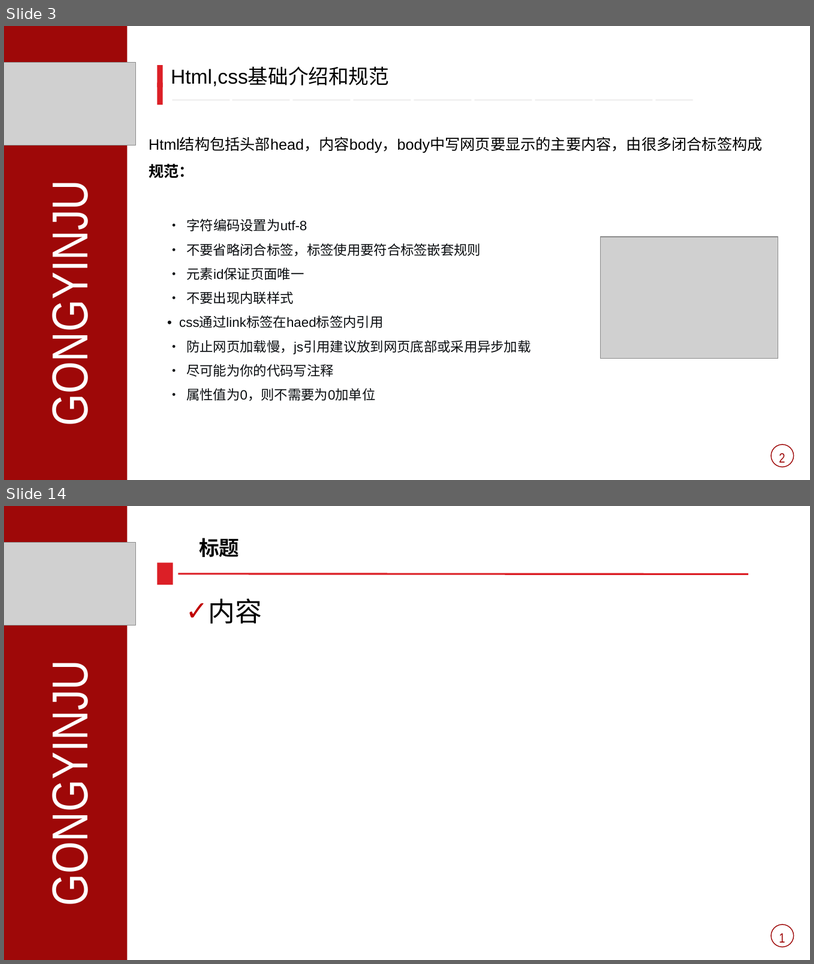
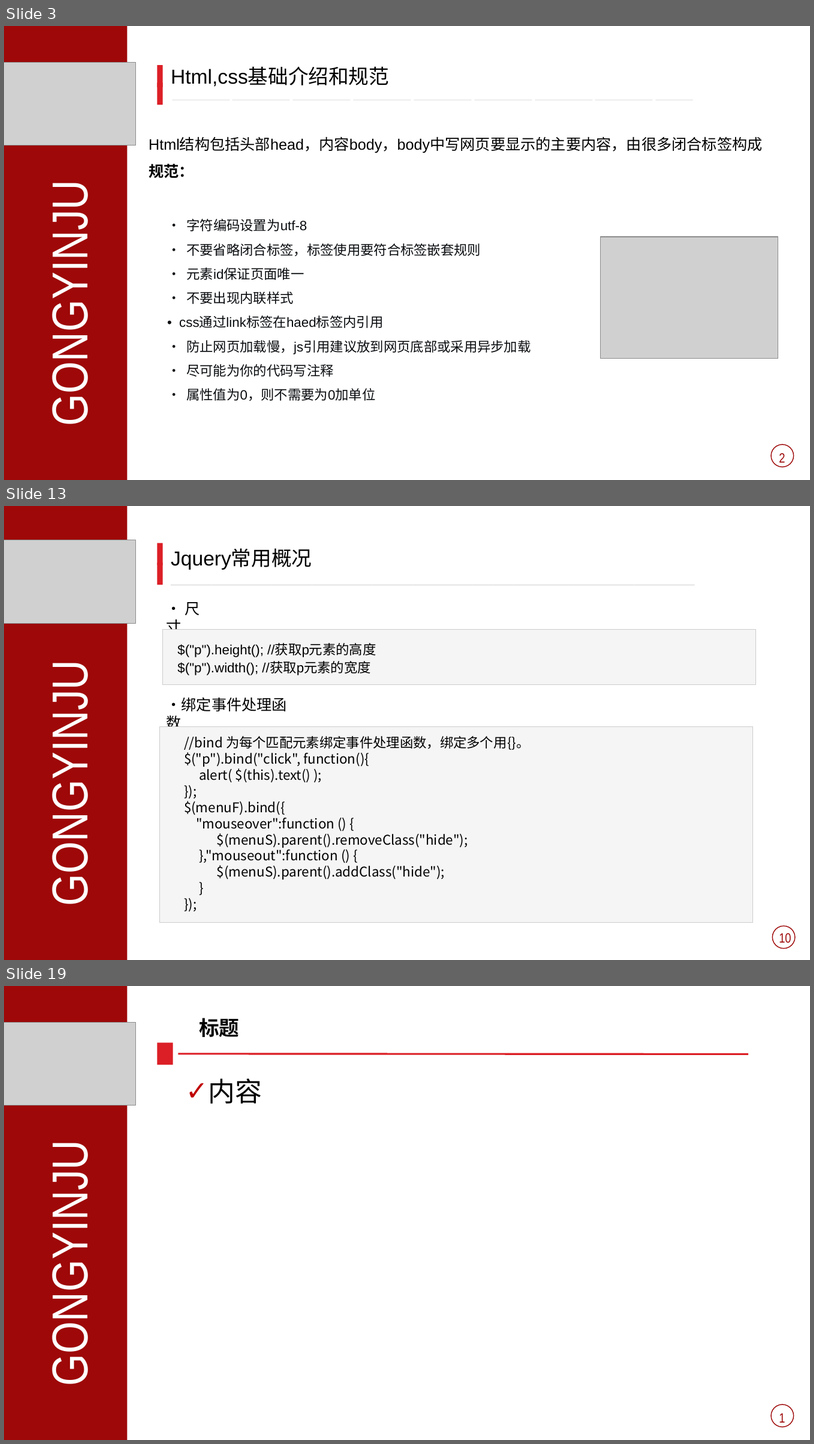
Before and after one commit to fanpeiyao/printTpl, a slide deck: 前端培训.ppt. Shown one above the other, each under a label of ours: slides 3 and 14 before the commit, slides 3, 13 and 19 after it; the slides between them are not shown. The pictures are 814x964 and 814x1444 pixels, drawn with LibreOffice and Linux fonts; fonts in the diff are those of the drawing; grey boxes stand for pictures. Boxes give left, top, right and bottom in pixels: in the first picture for what was removed or moved away, otherwise in the second. Text is boxed around its words. In the diff, an @@ line names an element or a change of style, - is before the commit and + after.

```diff
--- a/前端培训.ppt
+++ b/前端培训.ppt
@@ slide 13 added at box(4, 506, 810, 960), background #FFFFFF @@
@@ rectangle added at box(4, 506, 128, 960), fill #9E0808 @@
@@ picture added at box(4, 540, 137, 623) @@
@@ rectangle added at box(157, 543, 162, 565), fill #DC1F26 @@
@@ text added at box(171, 549, 312, 570), 24 pt, text #E7E6E6 @@
+Jquery常用概况
+——————————————————————————
@@ rectangle added at box(157, 563, 162, 585), fill #DC1F26 @@
@@ text added at box(166, 602, 200, 630), 18 pt, text #000000 @@
+• 尺寸
@@ rectangle added at box(162, 629, 756, 684), fill #F5F5F5, outline #CCCCCC 0.74 pt @@
@@ text added at box(177, 643, 376, 675), 16 pt, text #000000 @@
+$("p").height(); //获取p元素的高度
+$("p").width(); //获取p元素的宽度
@@ text added at box(179, 649, 458, 675), 16 pt, text #000000 @@
+<div class="notMe">div class="notMe"</div> jQuery 代码:$(".myClass");
+<div id="myDiv">id="myDiv"</div> jQuery 代码:$("#myDiv");
@@ text added at box(41, 684, 98, 898), 60 pt, text #FFFFFF @@
+GONGYINJU
@@ text added at box(166, 697, 287, 727), 18 pt, text #000000 @@
+•绑定事件处理函数
@@ rectangle added at box(160, 727, 753, 922), fill #F5F5F5, outline #CCCCCC 0.74 pt @@
@@ text added at box(184, 736, 530, 879), 16 pt, text #000000 @@
+//bind 为每个匹配元素绑定事件处理函数，绑定多个用{}。
+$("p").bind("click", function(){
+alert( $(this).text() );
+});
+$(menuF).bind({
+"mouseover":function () {
+$(menuS).parent().removeClass("hide");
+},"mouseout":function () {
+$(menuS).parent().addClass("hide");
+}
+});
@@ ellipse added at box(773, 925, 795, 948), outline #9E0808 0.99 pt @@
@@ text added at box(779, 933, 791, 943), 16 pt, text #9E0808 @@
+10
@@ what was slide 14 is now slide 19 @@
```
Also in this commit, not shown: 10 slides changed, 4 other slides added.
